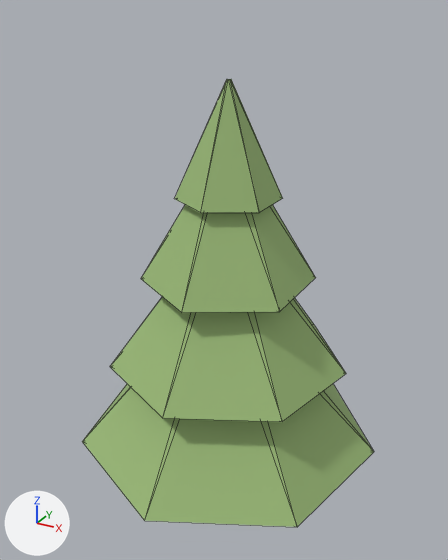
The glTF model public/models/pine.glb as it was, and as the next commit left it.
The view is the same before and after, from a 50 mm lens placed at (2.64, -4.88, 4.84), pointed at (-0.04, -0.01, 2.4). Arrows for +X, +Y and +Z are at lower left; the lights stay in place. The picture after the commit comes second. Mesh edges are drawn as thin lines. Where no turn or scale is listed for an object, it has been applied to the vertices. Vertices at exactly the same position are counted once.

In view in the first picture: 'Bough_0', 'Bough_1', 'Bough_2', 'Bough_3'.
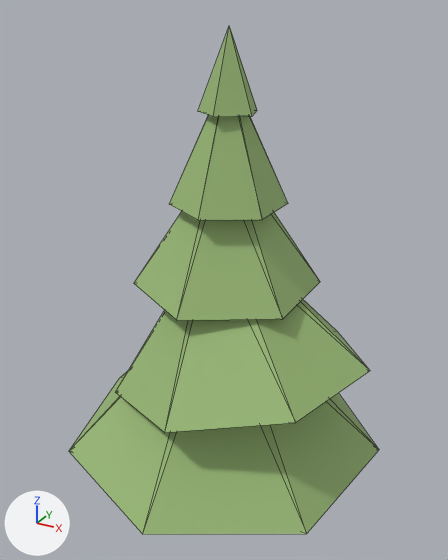
What differs and where, as boxes (x1, y1, x2, y2) in the pictures (448 x 560 px):
'Bough_0', reshaped, moved: before (82, 384, 374, 527); after (69, 370, 379, 534)
'Bough_1', reshaped, moved (8% wider, 6% taller): before (110, 297, 346, 422); after (115, 300, 370, 433)
'Bough_2', mesh rescaled, moved (6% wider): before (141, 205, 316, 313); after (134, 212, 320, 320)
'Bough_3', reshaped: before (175, 79, 283, 213); after (169, 115, 288, 220)
'Bough_4', added (green): after (198, 26, 257, 117)

What the commit changed:
me_bough_0 is used by ob_bough_0; location (0.0, 0.0, 1.45).
me_bough_0 had 14 vertices, 24 faces and spanned x -1.51..1.51, y -1.55..1.4, z -0.77..0.77.
me_bough_0 now has 14 vertices, 24 faces and spans x -1.63..1.58, y -1.65..1.53, z -0.73..0.73.
me_bough_0 part 1: 14 of 14 vertices moved; they spanned x -1.51..1.51, y -1.55..1.4, z -0.77..0.77 and now span x -1.63..1.58, y -1.65..1.53, z -0.73..0.73; mean shift (0.0, 0.0, 0.0).
me_bough_1 is used by ob_bough_1; location (0.0, 0.0, 2.25).
me_bough_1 had 14 vertices, 24 faces and spanned x -1.17..1.17, y -1.2..1.08, z -0.7..0.7.
me_bough_1 now has 14 vertices, 24 faces and spans x -1.07..1.37, y -1.31..1.14, z -0.92..0.69.
me_bough_1 part 2: 14 of 14 vertices moved; they spanned x -1.17..1.17, y -1.2..1.08, z -0.7..0.7 and now span x -1.07..1.37, y -1.31..1.14, z -0.92..0.69; mean shift (0.0, 0.0, 0.0).
me_bough_2 is used by ob_bough_2; location (0.0, 0.0, 3.05).
me_bough_2 had 12 vertices, 20 faces and spanned x -0.74..0.74, y -0.85..0.85, z -0.62..0.62.
me_bough_2 now has 12 vertices, 20 faces and spans x -0.8..0.8, y -0.92..0.92, z -0.6..0.6.
me_bough_2 part 3: the whole mesh is scaled about its middle by (1.08, 1.08, 0.96).
me_bough_3 is used by ob_bough_3; location (0.0, 0.0, 3.75).
Before the commit, vertices of me_bough_3: 1 (0.0, -0.02, 0.525) at pixel (228, 79), 3 (-0.017, -0.01, 0.525) at pixel (226, 79), 5 (-0.017, 0.01, 0.525) at pixel (227, 79), 7 (0.0, 0.02, 0.525) at pixel (230, 79), 9 (0.017, 0.01, 0.525) at pixel (231, 79).
Before the commit, vertices of me_bough_3: 11 (0.017, -0.01, 0.525) at pixel (230, 79).
me_bough_3 had 12 vertices, 20 faces and spanned x -0.433..0.433, y -0.5..0.5, z -0.525..0.525.
me_bough_3 now has 12 vertices, 20 faces and spans x -0.476..0.476, y -0.55..0.55, z -0.575..0.575.
Part 4, on me_bough_3:
Vertices 1, 3, 5, 7, 9, 11 of me_bough_3 move by (0.0, 0.0, 0.05).
Vertex 0 of me_bough_3 moves from (0.0, -0.5, -0.525) at pixel (200, 212) to (0.0, -0.55, -0.575) at pixel (198, 220).
Vertex 2 of me_bough_3 moves from (-0.433, -0.25, -0.525) at pixel (174, 198) to (-0.476, -0.275, -0.575) at pixel (169, 204).
Vertex 4 of me_bough_3 moves from (-0.433, 0.25, -0.525) to (-0.476, 0.275, -0.575).
Vertex 6 of me_bough_3 moves from (0.0, 0.5, -0.525) to (0.0, 0.55, -0.575).
Vertex 8 of me_bough_3 moves from (0.433, 0.25, -0.525) at pixel (282, 198) to (0.476, 0.275, -0.575) at pixel (288, 203).
Vertex 10 of me_bough_3 moves from (0.433, -0.25, -0.525) at pixel (259, 212) to (0.476, -0.275, -0.575) at pixel (262, 219).
Mesh me_bough_4 is new.
It is a 5-sided cone pointing to +z spanning x -0.266..0.266, y -0.28..0.227, z -0.35..0.35.
It uses material mat_mat_foliage (green #99b876).
Object 'Bough_0' (ob_bough_0) moves from (0.0, 0.0, 1.45) to (-0.05, 0.0, 1.35).
Object 'Bough_1' (ob_bough_1) moves from (0.0, 0.0, 2.25) to (0.06, -0.04, 2.15).
Object 'Bough_2' (ob_bough_2) moves from (0.0, 0.0, 3.05) to (-0.04, 0.05, 2.95).
Object 'Bough_4' (ob_bough_4) is new; it shows me_bough_4.
Its location is (0.0, 0.0, 4.35).
